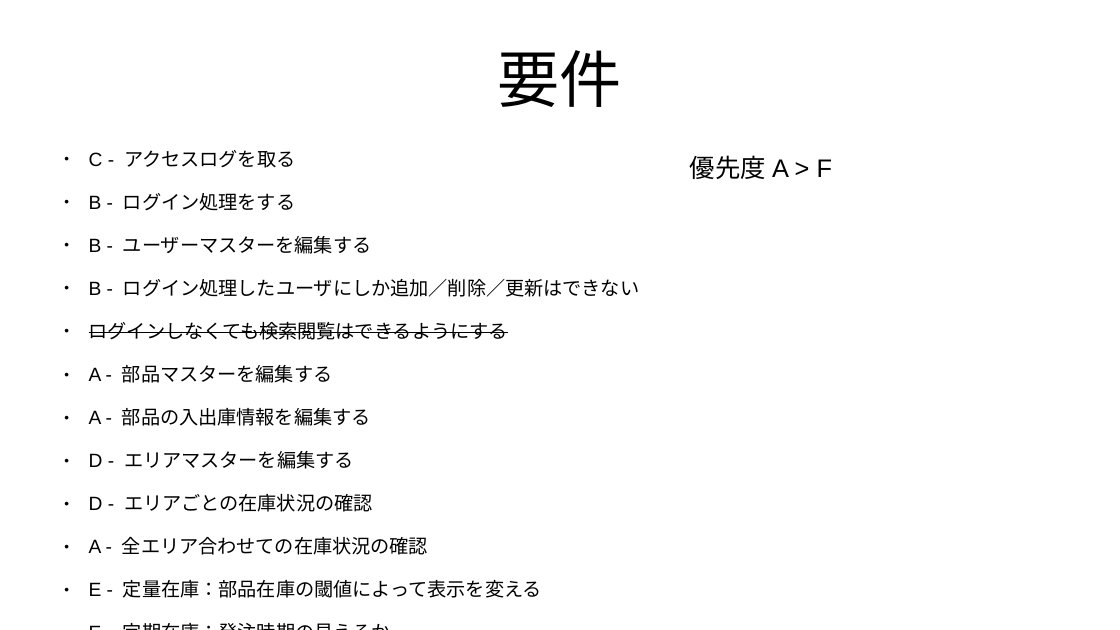
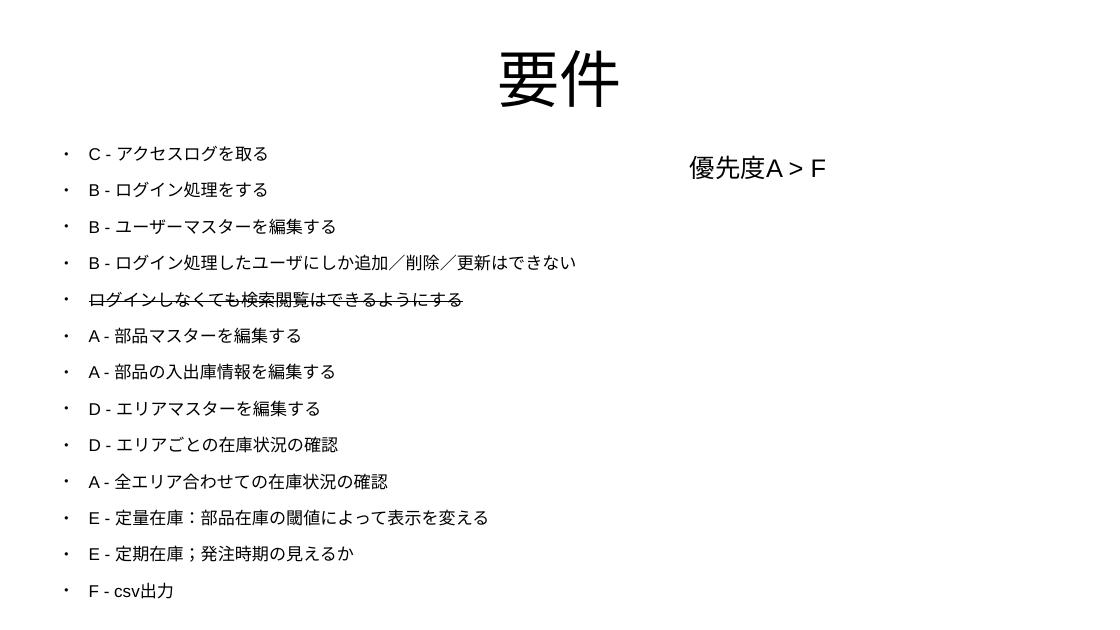
Before and after one commit to roja1988/88_WorkProduct, a slide deck: slide 3 of 成果物案.pptx. Drawn at 1120x630 pixels with LibreOffice and Linux fonts; fonts in the diff are those of the drawing. Boxes give left, top, right and bottom in pixels: in the first picture for what was removed or moved away, otherwise in the second. Text is boxed around its words. In the diff, an @@ line names an element or a change of style, - is before the commit and + after.

```diff
--- a/成果物案.pptx
+++ b/成果物案.pptx
@@ text "C - アクセスログを取る" at [89, 145, 576, 599]: size 13.6 to 12.1 pt; line spacing 1 to 0.8 @@
```
Also in this commit, not shown: 8 other slides changed, 1 slide added, 5 other files.
